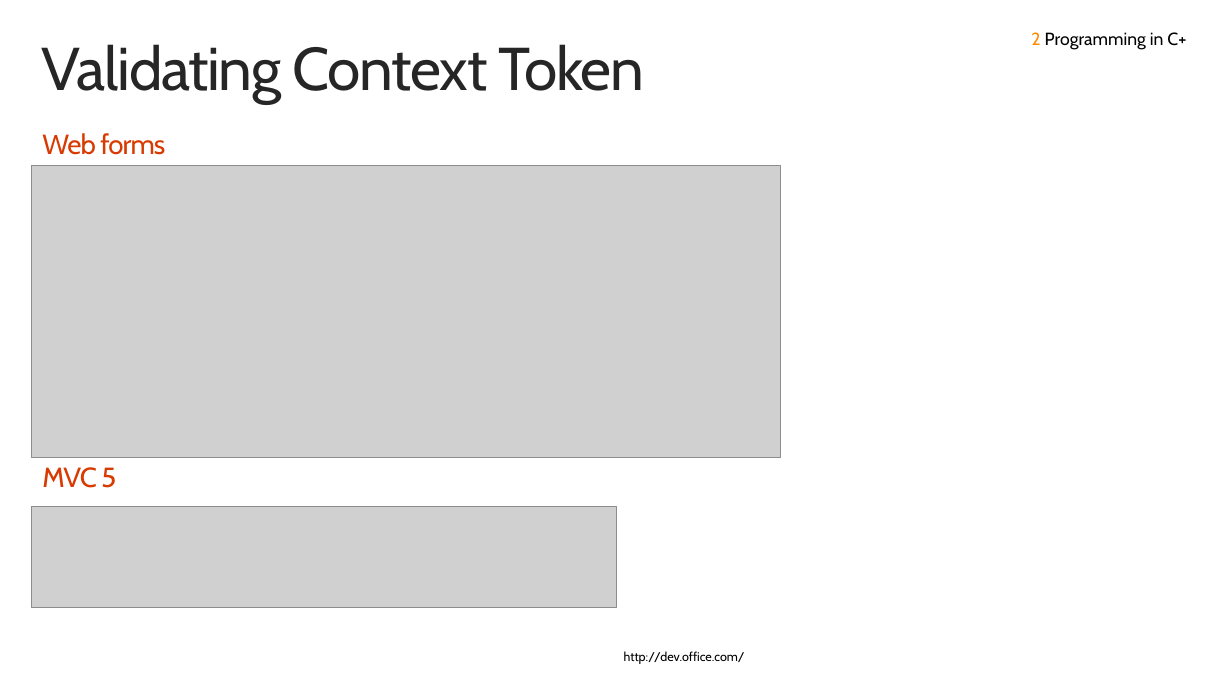
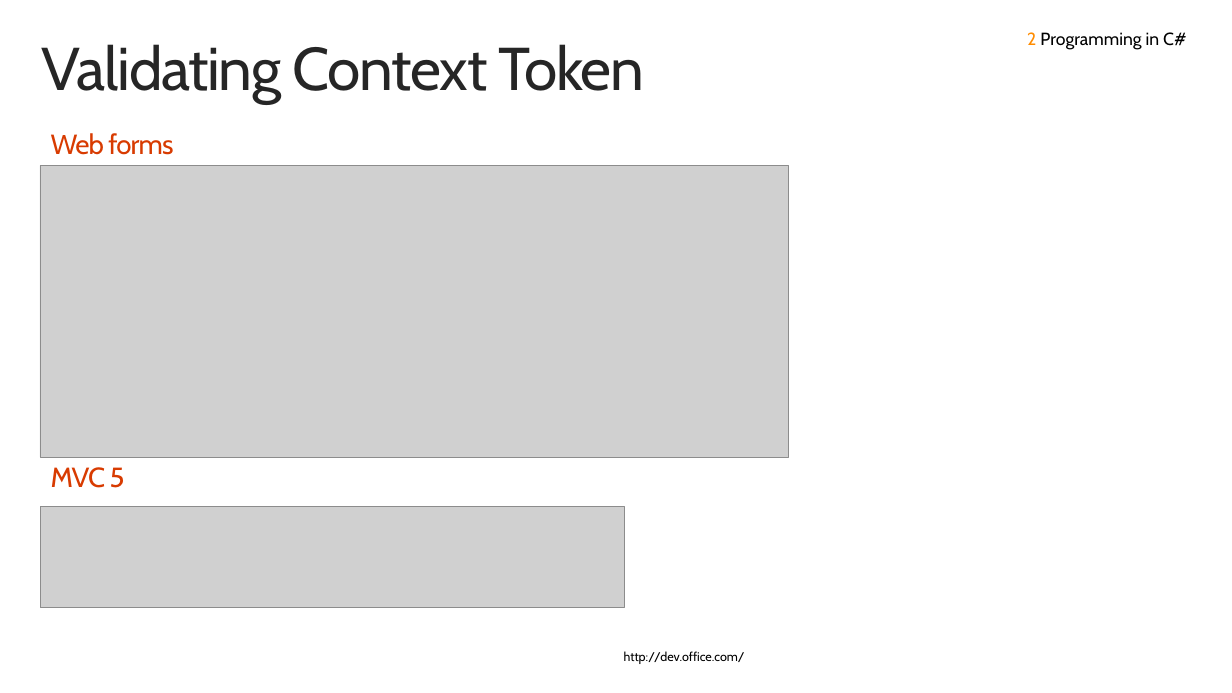
Before and after one commit to OfficeDev/TrainingContent, a slide deck: slide 13 of O3652/O3652-6 Deep Dive into Provider Hosted Add-ins/O3652-6 Deep Dive into Provider Hosted Apps.pptx (slide 14 before the commit). Drawn at 1232x693 pixels with LibreOffice and Linux fonts; fonts in the diff are those of the drawing; grey boxes stand for pictures; background and template pictures are left out. Boxes give left, top, right and bottom in pixels: in the first picture for what was removed or moved away, otherwise in the second. Text is boxed around its words. In the diff, an @@ line names an element or a change of style, - is before the commit and + after.

```diff
--- a/O3652/O3652-6 Deep Dive into Provider Hosted Add-ins/O3652-6 Deep Dive into Provider Hosted Apps.pptx
+++ b/O3652/O3652-6 Deep Dive into Provider Hosted Add-ins/O3652-6 Deep Dive into Provider Hosted Apps.pptx
@@ text at [1027,32,1186,50]: text changed @@
-2 Programming in C+
+2 Programming in C#
@@ 2 pictures, 2 texts: place and size @@
-2 pictures, 2 texts at [32,133,781,608]
+2 pictures, 2 texts at [40,133,789,608]
```
Also in this commit, not shown: 16 other slides changed, 1 slide added, 3 slides removed.
